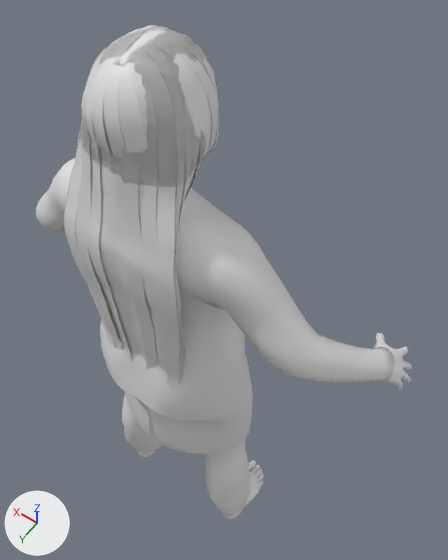
One commit to the glTF model layout/assets/bodies/adult_f.glb: the scene before it, then after it.
Camera for both pictures: a 50 mm lens placed at (-0.557, 0.543, 2.127), pointed at (-0.003, -0.232, 0.908). The axes (+X, +Y, +Z) are drawn at lower left. The lights are the same throughout. The older version comes first. Vertices at exactly the same position are counted once.

The first picture shows 'body', 'garment_long', 'garment_short', 'garment_skirt', 'hair_bob', 'hair_long'.
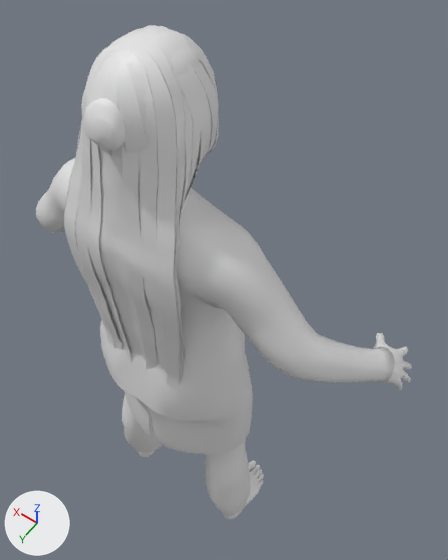
Changed parts and their boxes [x1, y1, x2, y2] in the pictures (448 x 560 px):
'hair_bun__knot', added
    after: [83, 98, 125, 150]
'hair_bun', reshaped (not visible before)
    after: [95, 31, 203, 77]

Edits to the bpy script that builds the scene:
```text
Change me_long01_001:
    used by ob_hair_bun; location = (0.0, 0.0, 0.0)
    remove me_long01_001.from_pydata(...)  # 980 vertices, 1204 faces; spans x -0.107..0.107, y -0.137..0.065, z 1.459..1.649
    add me_long01_001.from_pydata(...)  # 1603 vertices, 2928 faces; spans x -0.077..0.077, y -0.14..0.049, z 1.439..1.645
    me_long01_001 part 1: the loose piece of 356 vertices spanning x -0.107..0.103, y -0.137..0.057, z 1.459..1.647 is rebuilt with 1603 vertices and now spans x -0.077..0.077, y -0.14..0.049, z 1.439..1.645
    other edits to the shape of me_long01_001 do not show in these pictures
Add me_hair_bun__knot:
    me_hair_bun__knot.from_pydata(...)  # 610 vertices, 1216 faces; spans x -0.0346..0.0384, y 0.0298..0.0797, z 1.5324..1.6027
Add ob_hair_bun__knot:
    ob_hair_bun__knot = bpy.data.objects.new('hair_bun__knot', me_hair_bun__knot)
    ob_hair_bun__knot.location = (0.0, 0.0, 0.0)
```
